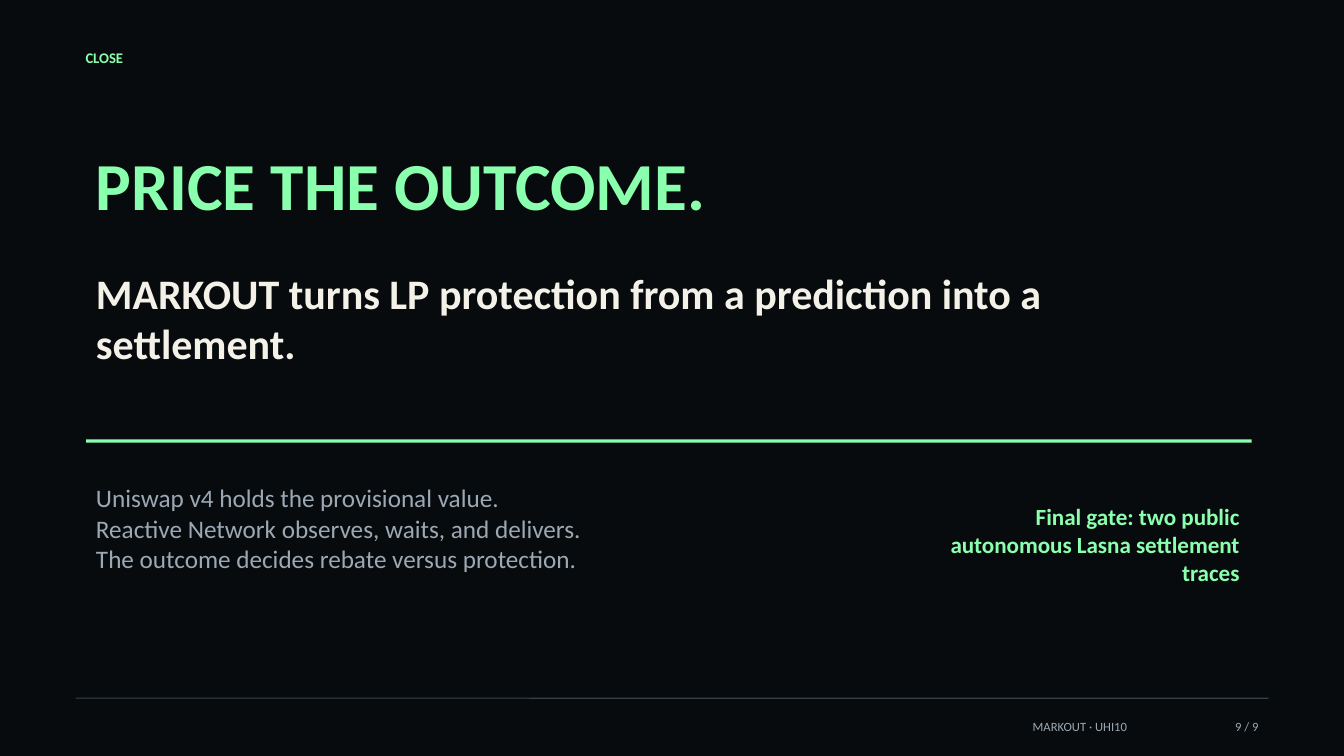
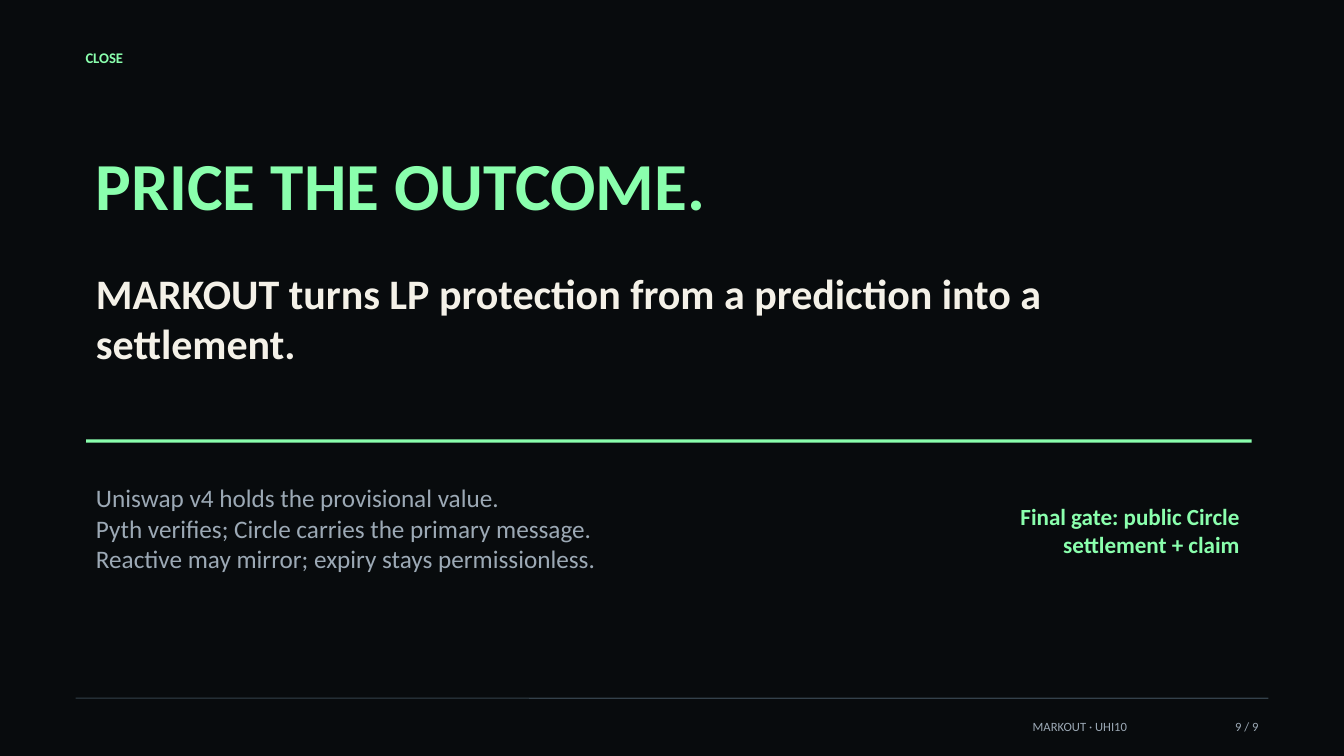
Before and after one commit to RudraBhaskar9439/markout-hook, a slide deck: slide 9 of presentation/MARKOUT-UHI10.pptx. Drawn at 1344x756 pixels with LibreOffice and Linux fonts; fonts in the diff are those of the drawing. Boxes give left, top, right and bottom in pixels: in the first picture for what was removed or moved away, otherwise in the second. Text is boxed around its words. In the diff, an @@ line names an element or a change of style, - is before the commit and + after.

```diff
--- a/presentation/MARKOUT-UHI10.pptx
+++ b/presentation/MARKOUT-UHI10.pptx
@@ text at <box>1020,508,1240,553</box>: text changed @@
-Final gate: two public autonomous Lasna settlement traces
+Final gate: public Circle settlement + claim
@@ text at <box>96,520,595,572</box>: text changed @@
-Reactive Network observes, waits, and delivers.
-The outcome decides rebate versus protection.
+Pyth verifies; Circle carries the primary message.
+Reactive may mirror; expiry stays permissionless.
```
Also in this commit, not shown: 3 other slides changed, 40 other files.
